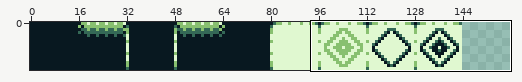
Sprite sheet: wip/areaCells.png. The picture above shows the old version from afar; the outline marks the close-up.
Close-up. Earlier state:
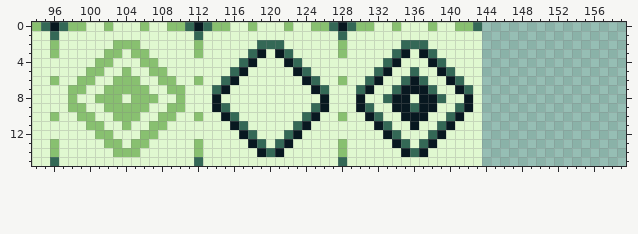
The file is 160x16 pixels. Shown: x 94..159, y 0..15.
After the commit:
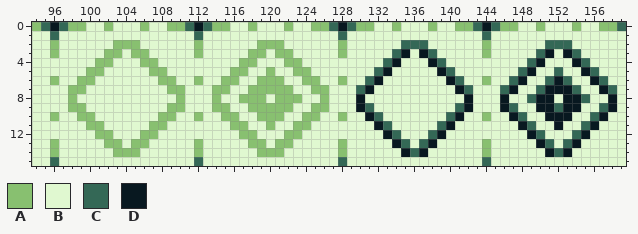
Palette (. is transparent): A #88c070  B #e0f8d0  C #346856  D #081820
Change:
Changed rows in their new state; - is an unchanged pixel.
first column x 101:
 0 -------------------------------------------DCAABBABBBABBAAC
 1 -------------------------------------------CBBBBBBBBBBBBBBB
 2 ------------------AAA----------------------ABBBBBBCCCBBBBBB
 3 -----------------AA-AA---------------------ABBBBBCDBDCBBBBB
 4 ----------------AA---AA--------------------BBBBBCDBBBDCBBBB
 5 ---B-----------AA--A--AA-----------B-------BBBBCDBBCBBDCBBB
 6 --BBB---------AA--AAA--AA---------BBB------ABBCDBBCDCBBDCBB
 7 -BBBBB-------AA--AAAAA--AA-------BBBBB-----BBCDBBCDDDCBBDCB
 8 BBB-BBB------A--AAA-AAA--A------BBB-BBB----BBDBBCDDBDDCBBDB
 9 -BBBBB-------AA--AAAAA--AA-------BBBBB-----BBDCBBDDCDDBBCDB
10 --BBB---------AA--AAA--AA---------BBB------ABBDCBBDDDBBCDBB
11 ---B-----------AA--A--AA-----------B-------BBBBDCBBDBBCDBBB
12 ----------------AA---AA--------------------BBBBBDCBBBCDBBBB
13 -----------------AA-AA---------------------ABBBBBDCBCDBBBBB
14 ------------------AAA----------------------ABBBBBBDCDBBBBBB
15 -------------------------------------------CBBBBBBBBBBBBBBB
Boxes around the changes in both close-ups, in picture pixels (x1, y1, x2, y2):
changed: (383, 22, 626, 166)
changed: (212, 40, 329, 157)
changed: (95, 67, 158, 130)
